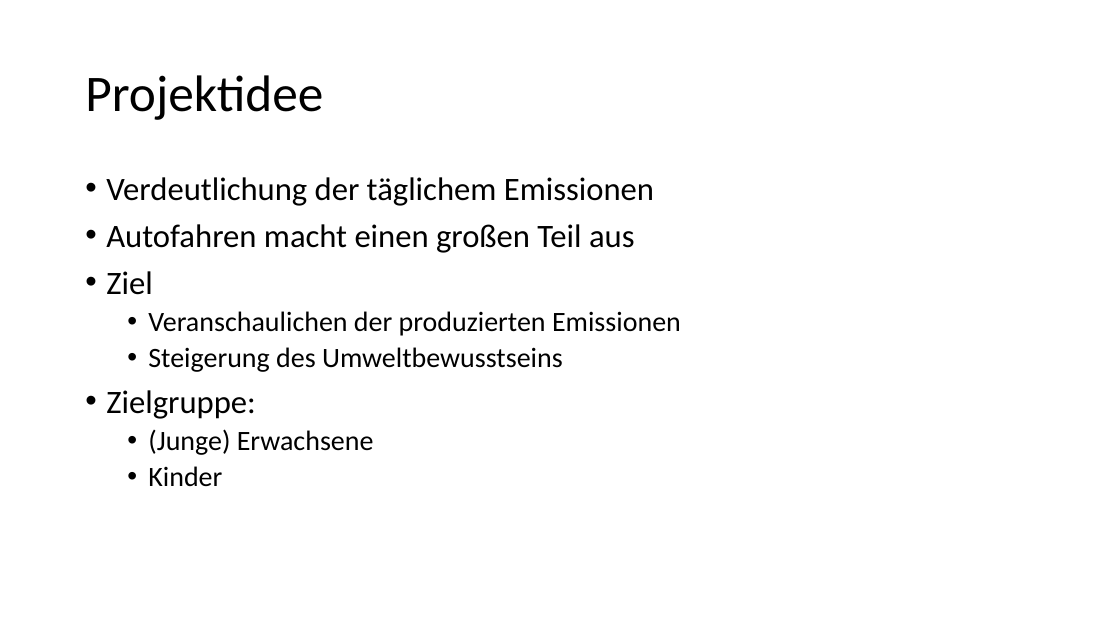
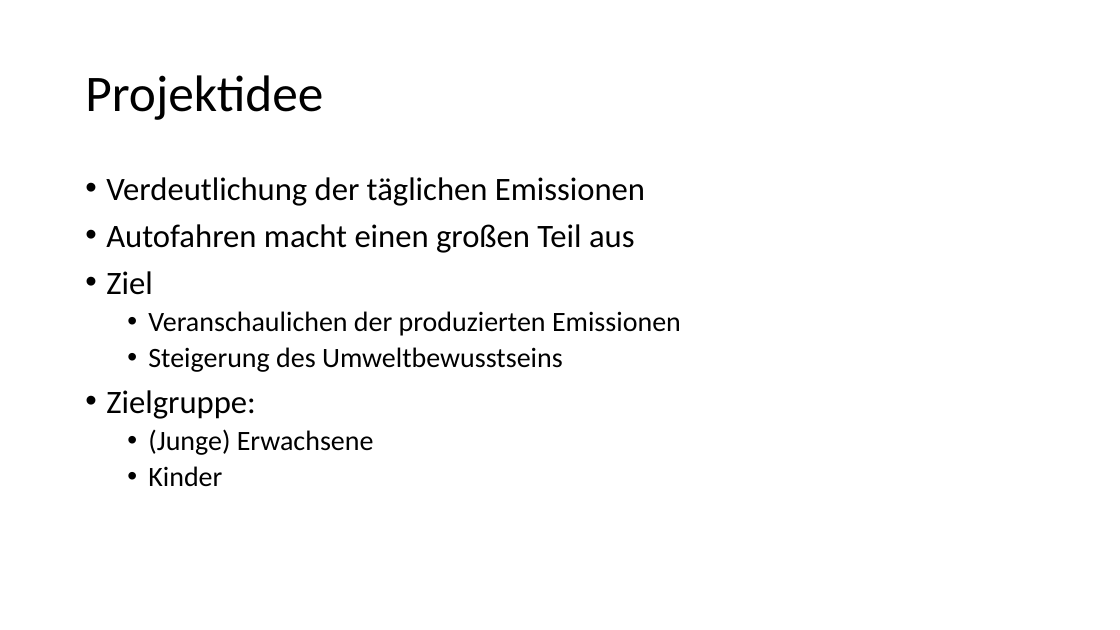
Before and after one commit to simonhauck/M-AI-SmartCars, a slide deck: slide 2 of workshops/2019_10_09/Präsentation 08_10_2019.pptx. Drawn at 1120x630 pixels with LibreOffice and Linux fonts; fonts in the diff are those of the drawing; background and template pictures are left out. Boxes give left, top, right and bottom in pixels: in the first picture for what was removed or moved away, otherwise in the second. Text is boxed around its words. In the diff, an @@ line names an element or a change of style, - is before the commit and + after.

```diff
--- a/workshops/2019_10_09/Präsentation 08_10_2019.pptx
+++ b/workshops/2019_10_09/Präsentation 08_10_2019.pptx
@@ text at (106,177,645,206): text changed @@
-• Verdeutlichung der täglichem Emissionen
+• Verdeutlichung der täglichen Emissionen
```
Also in this commit, not shown: 5 other slides changed, 1 slide removed, 16 other files.
